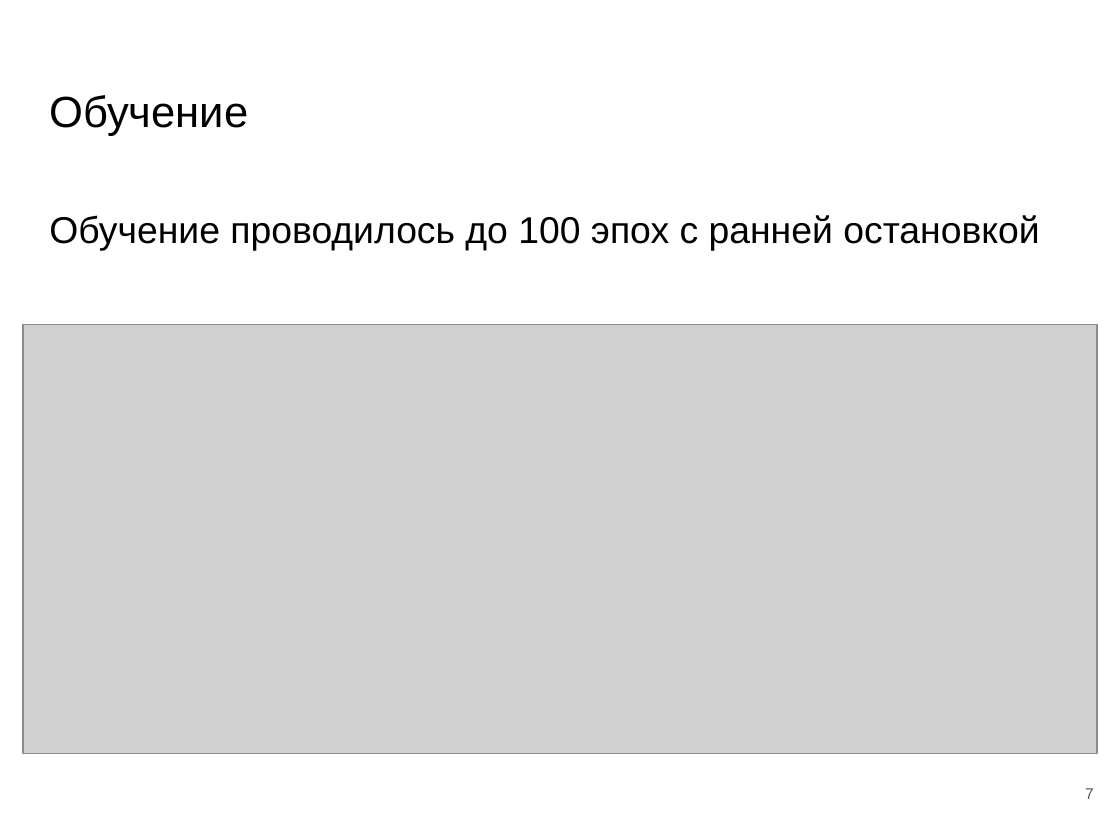
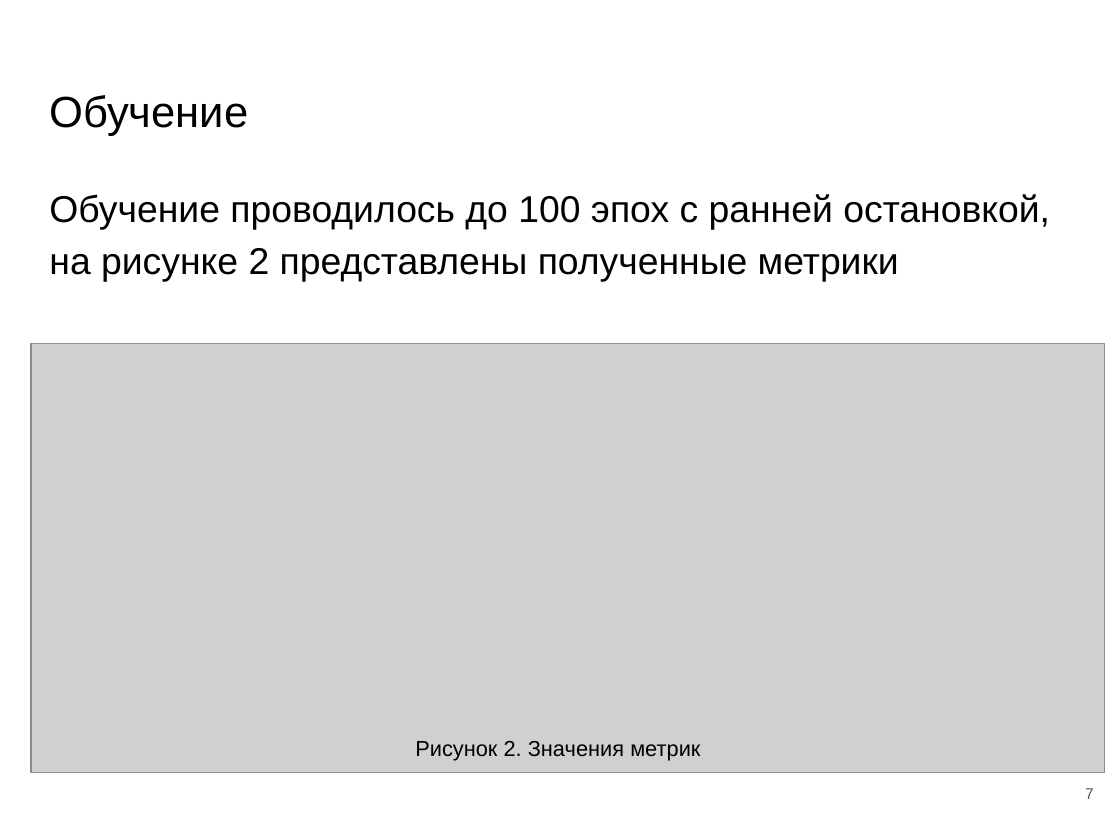
Before and after one commit to Pryflas/diplom, a slide deck: slide 7 of 2026ВКР238330МОРДАСОВ_презентация.pptx. Drawn at 1120x840 pixels with LibreOffice and Linux fonts; fonts in the diff are those of the drawing; grey boxes stand for pictures. Boxes give left, top, right and bottom in pixels: in the first picture for what was removed or moved away, otherwise in the second. Text is boxed around its words. In the diff, an @@ line names an element or a change of style, - is before the commit and + after.

```diff
--- a/2026ВКР238330МОРДАСОВ_презентация.pptx
+++ b/2026ВКР238330МОРДАСОВ_презентация.pptx
@@ text at (49,194,1050,281): text changed @@
-Обучение проводилось до 100 эпох с ранней остановкой
+Обучение проводилось до 100 эпох с ранней остановкой, на рисунке 2 представлены полученные метрики
@@ picture: place and size @@
-picture at (24,325,1098,754)
+picture at (31,344,1105,773)
@@ text added at (415,741,700,761), 14 pt, text #000000 @@
+Рисунок 2. Значения метрик
```
Also in this commit, not shown: 6 other slides changed, 9 other files.
